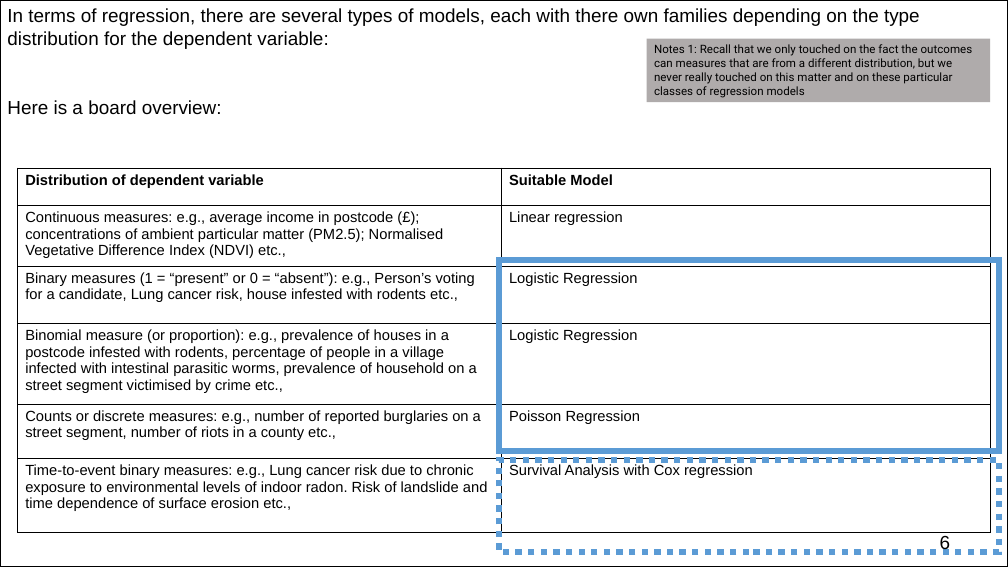
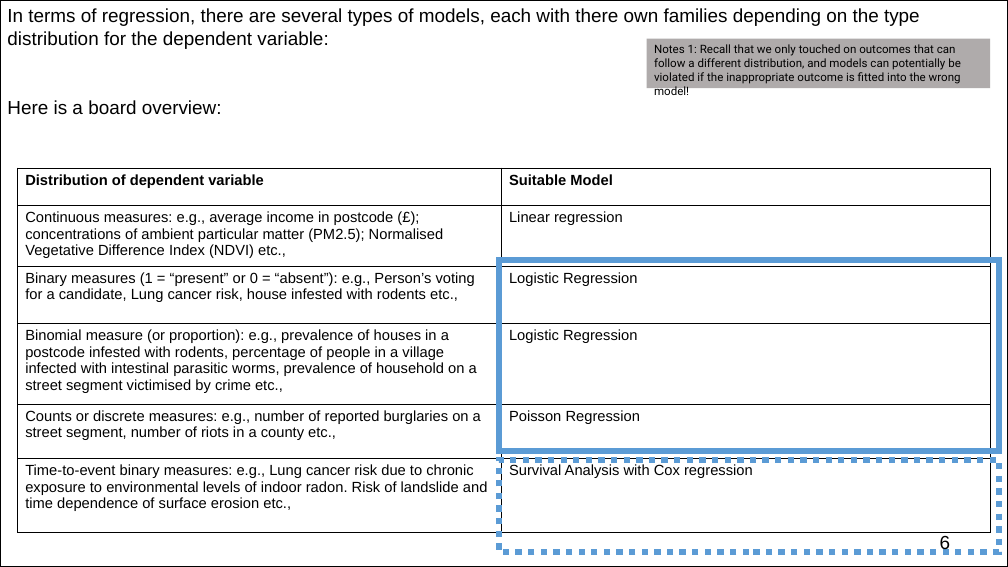
Before and after one commit to UCLPG-MSC-SGDS/GEOG0125, a slide deck: slide 6 of Lecture_notes_ppt/GEOG0125 Week 2 Lecture - Bayesian GLMs.pptx. Drawn at 1008x567 pixels with LibreOffice and Linux fonts; fonts in the diff are those of the drawing. Boxes give left, top, right and bottom in pixels: in the first picture for what was removed or moved away, otherwise in the second. Text is boxed around its words. In the diff, an @@ line names an element or a change of style, - is before the commit and + after.

```diff
--- a/Lecture_notes_ppt/GEOG0125 Week 2 Lecture - Bayesian GLMs.pptx
+++ b/Lecture_notes_ppt/GEOG0125 Week 2 Lecture - Bayesian GLMs.pptx
@@ rectangle "Notes 1: Recall that we ...": place and size @@
-rectangle "Notes 1: Recall that we ..." at box(647, 39, 991, 102)
+rectangle "Notes 1: Recall that we ..." at box(647, 39, 991, 88)
@@ text in rectangle at box(654, 44, 961, 98): text changed @@
-Notes 1: Recall that we only touched on the fact the outcomes can measures that are from a different distribution, but we never really touched on this matter and on these particular classes of regression models
+Notes 1: Recall that we only touched on outcomes that can follow a different distribution, and models can potentially be violated if the inappropriate outcome is fitted into the wrong model!
```
Also in this commit, not shown: 16 other slides changed, 1 slide added, 7 other files.
